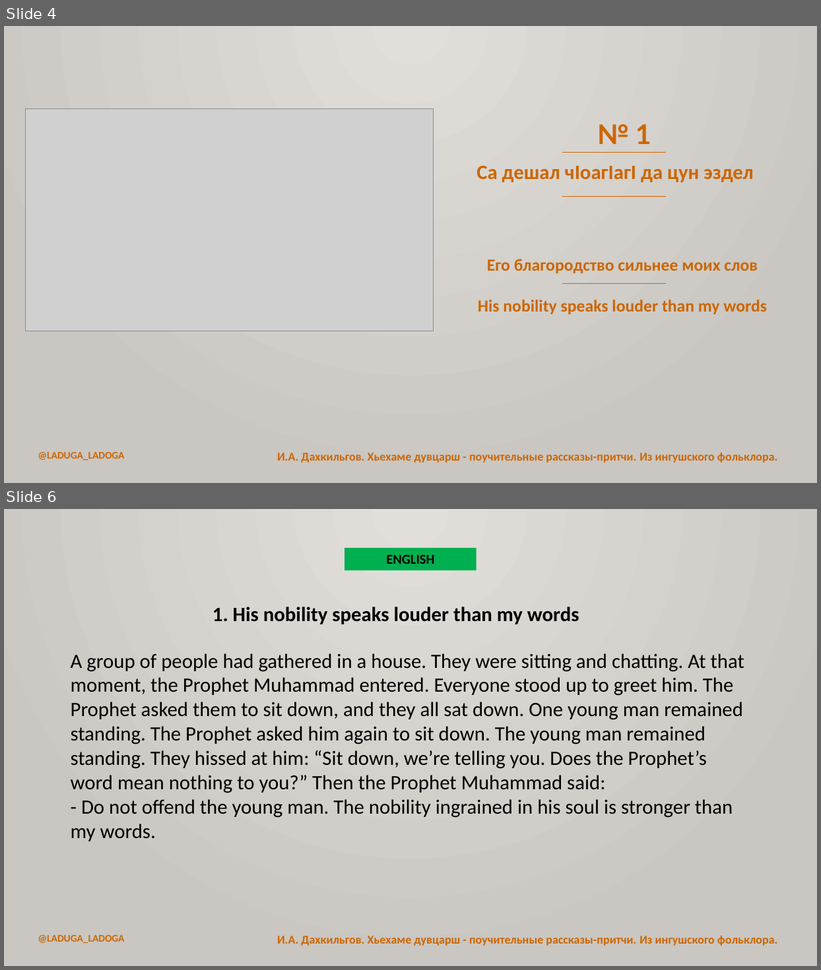
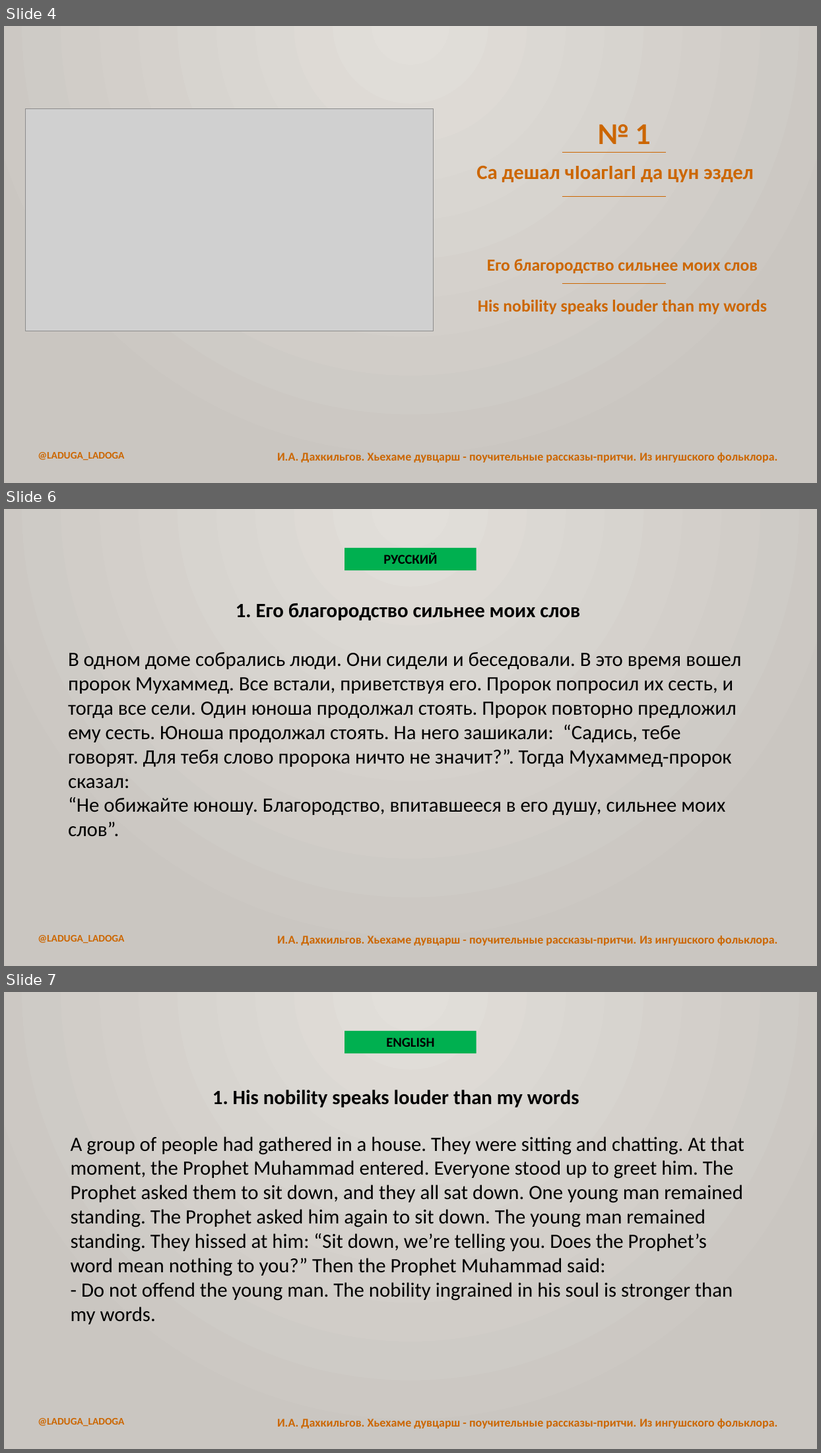
Before and after one commit to bumbari/dahkilgov, a slide deck: p/pptx/p_1_1.pptx. Shown one above the other, each under a label of ours: slides 4 and 6 before the commit, slides 4, 6 and 7 after it; the slides between them are not shown. The pictures are 821x970 and 821x1453 pixels, drawn with LibreOffice and Linux fonts; fonts in the diff are those of the drawing; grey boxes stand for pictures. Boxes give left, top, right and bottom in pixels: in the first picture for what was removed or moved away, otherwise in the second. Text is boxed around its words. In the diff, an @@ line names an element or a change of style, - is before the commit and + after.

```diff
--- a/p/pptx/p_1_1.pptx
+++ b/p/pptx/p_1_1.pptx
@@ slide 6 added at (4, 509, 817, 966), background gradient #E2DFDB to #CAC7C1; not listed: 2 template elements that a slide beside it also shows @@
@@ rectangle added at (345, 548, 477, 570), fill #00B050, 16 pt, text #000000, bold @@
+РУССКИЙ
@@ text added at (68, 603, 741, 836), 24 pt, text #000000 @@
+1. Его благородство сильнее моих слов
+В одном доме собрались люди. Они сидели и беседовали. В это время вошел пророк Мухаммед. Все встали, приветствуя его. Пророк попросил их сесть, и тогда все сели. Один юноша продолжал стоять. Пророк повторно предложил ему сесть. Юноша продолжал стоять. На него зашикали: “Садись, тебе говорят. Для тебя слово пророка ничто не значит?”. Тогда Мухаммед-пророк сказал:
+“Не обижайте юношу. Благородство, впитавшееся в его душу, сильнее моих слов”.
@@ what was slide 6 is now slide 7 @@
```
Also in this commit, not shown: 2 slides changed, 2 other files.
